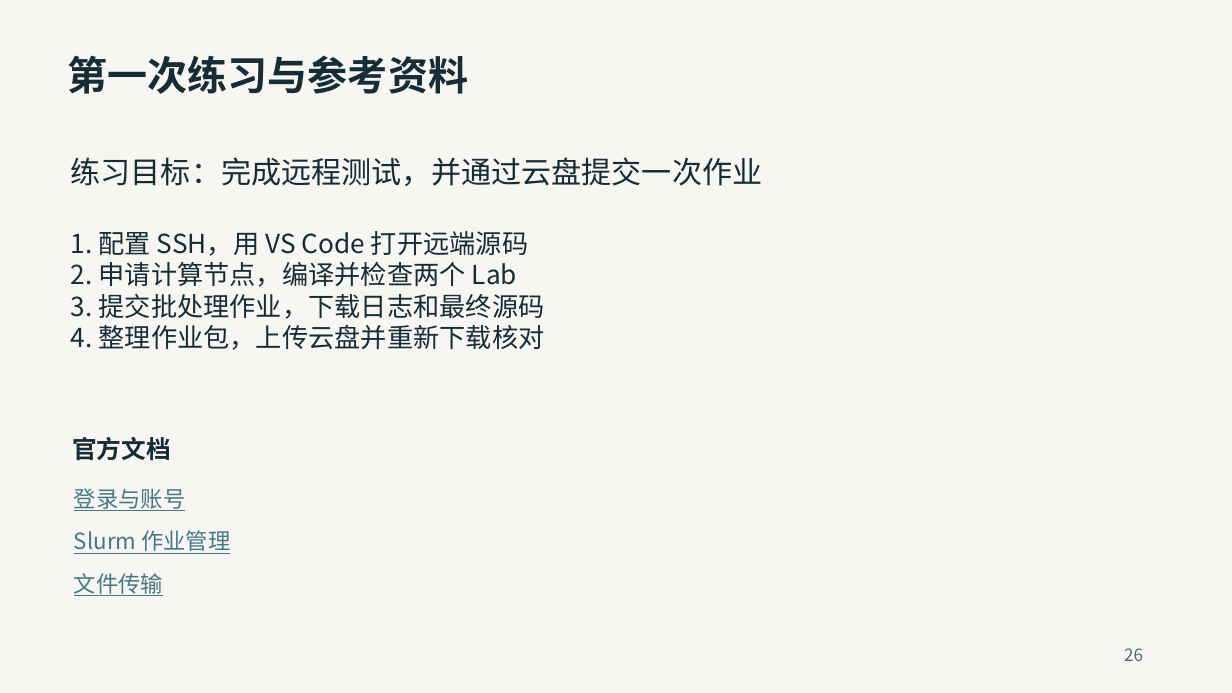
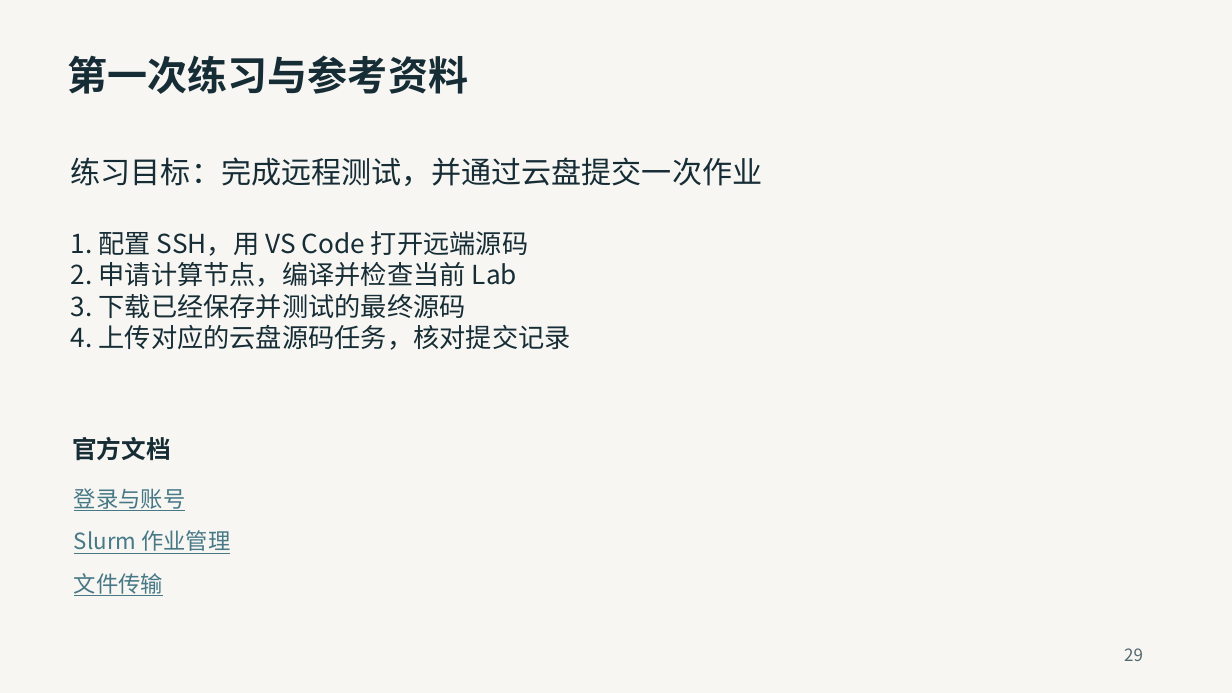
Before and after one commit to 2026-fall-calabs/calabs-2026-fall-starter, a slide deck: slide 29 of docs/交我算平台Lab运行指南-学生版.pptx (slide 26 before the commit). Drawn at 1232x693 pixels with LibreOffice and Linux fonts; fonts in the diff are those of the drawing. Boxes give left, top, right and bottom in pixels: in the first picture for what was removed or moved away, otherwise in the second. Text is boxed around its words. In the diff, an @@ line names an element or a change of style, - is before the commit and + after.

```diff
--- a/docs/交我算平台Lab运行指南-学生版.pptx
+++ b/docs/交我算平台Lab运行指南-学生版.pptx
@@ text at (71,262,571,350): text changed @@
-2. 申请计算节点，编译并检查两个 Lab
-3. 提交批处理作业，下载日志和最终源码
-4. 整理作业包，上传云盘并重新下载核对
+2. 申请计算节点，编译并检查当前 Lab
+3. 下载已经保存并测试的最终源码
+4. 上传对应的云盘源码任务，核对提交记录
@@ text at (1124,648,1143,661): text changed @@
-26
+29
```
Also in this commit, not shown: 2 other slides changed, 3 slides added, 5 other files.
